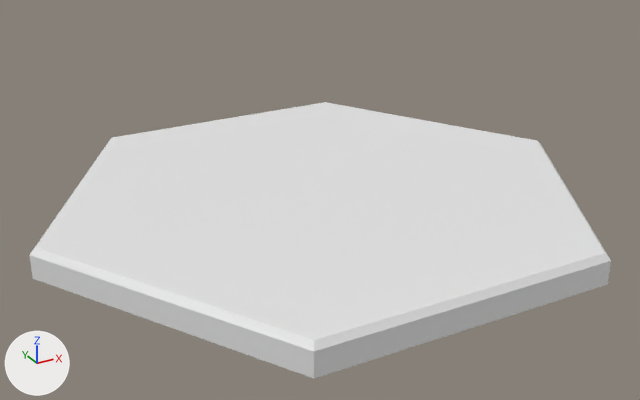
The FBX model Assets/_Project/Prefabs/HexTiles/Imports/HexTile0.fbx: old version first, new version second.
Rendered twice from a 50 mm lens placed at (-13.8, -25.0, 13.0), pointed at (-0.2, -0.3, 0.6). Lighting does not change. The marker at lower left points along +X, +Y and +Z. The picture after the commit comes second. Materials are left out; every surface is plain grey. Where no turn or scale is listed for an object, it has been applied to the vertices.

Objects in the first picture: 'Terrain_01.001'.
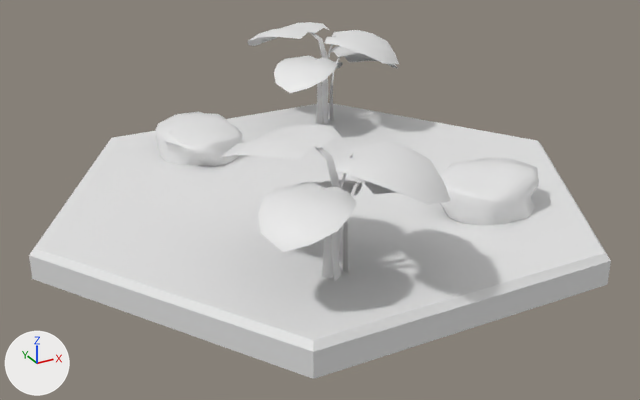
The newer file is also turned or shifted as a whole; pictures and numbers use the older file's frame.

What differs and where, as boxes [x1, y1, x2, y2] in the pictures (640 x 400 px):
'monsteraPlant.003', added: after [220, 22, 451, 282]
'rock2.006', added: after [155, 112, 539, 225]

Diff of the bpy script that builds the scene:
```diff
--- a/Assets/_Project/Prefabs/HexTiles/Imports/HexTile0.fbx.py
+++ b/Assets/_Project/Prefabs/HexTiles/Imports/HexTile0.fbx.py
@@ me_plane_391 @@
+me_plane_391.from_pydata(...)  # 368 vertices, 244 faces; spans x -8.9..3.4, y -14.8..3.6, z 0.0..3.9
@@ me_rock_003_low_017 @@
+me_rock_003_low_017.from_pydata(...)  # 360 vertices, 610 faces; spans x -7.93..1.99, y -1.55..11.2, z -0.91..0.95
@@ ob_monsteraplant_003 @@
+ob_monsteraplant_003 = bpy.data.objects.new('monsteraPlant.003', me_plane_391)
+ob_monsteraplant_003.location = (3.55, 6.14, 1.01)
@@ ob_rock2_006 @@
+ob_rock2_006 = bpy.data.objects.new('rock2.006', me_rock_003_low_017)
+ob_rock2_006.location = (3.92, -4.01, 1.33)
```
